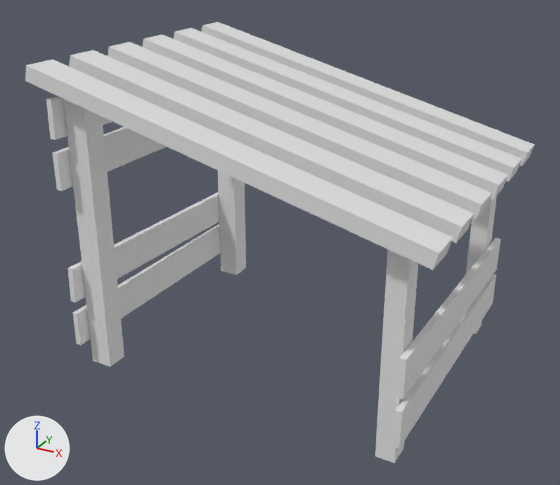
Before and after pictures for a commit that changed the Blender file data/Assets/Meshes/Parts/Cover 1.blend.
Camera for both pictures: a camera (50 mm lens) standing at (5.39, -10.3, 6.96) and looking at (-0.1, -0.32, 1.97). Lighting does not change. The marker at lower left points along +X, +Y and +Z.
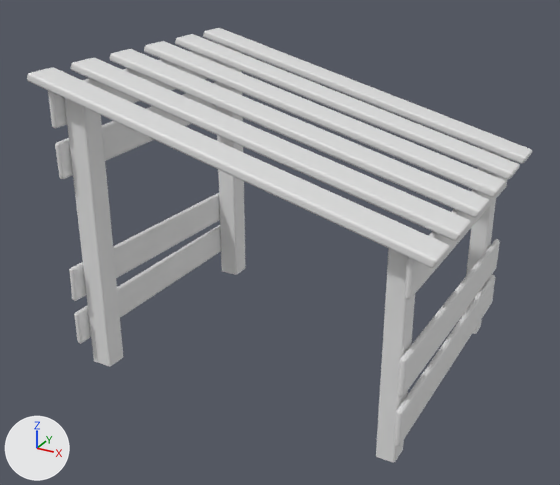
Commit message: Kobalt: Some minor tweaks to Cover model.

The change, as a list of edits to the scene's bpy script:
```text
Change me_cube_040:
    used by ob_cube_052; location = (2.76, -0.04, 1.02); rotation_euler = (0.0, 0.0, -1.574), in degrees (0, 0, -90); scale = (2.3, 0.0471, 0.608)
    remove me_cube_040.from_pydata(...)  # 16 vertices, 12 faces; spans x -1.0..1.0, y -1.0..1.0, z -1.0..1.23
    add me_cube_040.from_pydata(...)  # 16 vertices, 12 faces; spans x 2.7..2.81, y -2.35..2.26, z 0.41..1.77
    me_cube_040 part 1: 16 of 16 vertices moved; they spanned x -1.0..1.0, y -1.0..1.0, z -1.0..1.23 and now span x 2.7..2.81, y -2.35..2.26, z 0.41..1.77; mean shift (2.76, -0.04, 0.99); largest move (-1.0, -1.0, -1.0) -> (2.72, 2.25, 0.41)
Change me_cube_001:
    where me_cube_001.from_pydata(...)  # 8 vertices, 6 faces; spans x -2.4..19.2, y -14.8..1.1, z 10.2..16.4
    used by ob_cube_003; location = (-2.32, -1.98, 0.21); rotation_euler = (0.0, 0.0, -0.000923), in degrees (0, 0, -0.1); scale = (0.284, 0.0323, 0.284)
    me_cube_001 part 2: the whole mesh is scaled about its middle by (0.284, 0.0323, 0.281), then moved by (-8.3, 4.6, -9.4)
Add me_cube_002:
    me_cube_002.from_pydata(...)  # 16 vertices, 12 faces; spans x -2.73..-2.62, y -2.39..2.31, z 3.06..4.41
    me_cube_002.polygons.foreach_set('use_smooth', [True] * 12)
    me_cube_002.materials.append(mat_material)  # its picture is missing
Add me_cube_003:
    me_cube_003.from_pydata(...)  # 16 vertices, 12 faces; spans x -2.73..-2.62, y -2.38..2.29, z 0.41..1.77
    me_cube_003.polygons.foreach_set('use_smooth', [True] * 12)
    me_cube_003.materials.append(mat_material)  # its picture is missing
Add me_cube_004:
    me_cube_004.from_pydata([(2.72, 2.25, 1.09), (2.72, 2.26, 1.66), (2.81, 2.25, 1.09), (2.81, 2.26, 1.66), (2.7, -2.35, 1.2), (2.7, -2.33, 1.77), (2.8, -2.35, 1.2), (2.8, -2.33, 1.77)], [], [(0, 1, 3, 2), (2, 3, 7, 6), (6, 7, 5, 4), (4, 5, 1, 0), (2, 6, 4, 0), (7, 3, 1, 5)])
    me_cube_004.polygons.foreach_set('use_smooth', [True] * 6)
    me_cube_004.materials.append(mat_material)  # its picture is missing
Change ob_cube_049:
    add _m = ob_cube_049.modifiers.new('Bevel', 'BEVEL')
    add _m.width = 0.11
    add _m.width_pct = 0.11
    add _m.segments = 3
    add _m.limit_method = 'NONE'
Change ob_cube_052:
    ob_cube_052.rotation_euler: (0.0, 0.0, -1.574) -> (0.0, 0.0, 0.0)  # degrees (0, 0, -90) -> degrees (0, 0, 0)
    ob_cube_052.scale: (2.3, 0.0471, 0.608) -> (1.0, 1.0, 1.0)
    ob_cube_052.location: (2.76, -0.04, 1.02) -> (0.0, 0.0, 0.0)
    add _m = ob_cube_052.modifiers.new('Bevel', 'BEVEL')
    add _m.segments = 3
    add _m = ob_cube_052.modifiers.new('WeightedNormal', 'WEIGHTED_NORMAL')
Change ob_cube_001:
    ob_cube_001.rotation_euler: (0.0, 0.0, -1.574) -> (0.0, 0.0, 0.0)  # degrees (0, 0, -90) -> degrees (0, 0, 0)
    ob_cube_001.scale: (2.33, 0.0471, 0.608) -> (1.0, 1.0, 1.0)
    ob_cube_001: bpy.data.objects.new('Cube.001', me_cube_040) -> bpy.data.objects.new('Cube.001', me_cube_003)
    ob_cube_001.location: (-2.67, -0.04, 1.02) -> (0.0, 0.0, 0.0)
    add _m = ob_cube_001.modifiers.new('Bevel', 'BEVEL')
    add _m.segments = 3
    add _m = ob_cube_001.modifiers.new('WeightedNormal', 'WEIGHTED_NORMAL')
Change ob_cube_002:
    ob_cube_002.scale: (2.34, 0.0471, 0.608) -> (1.0, 1.0, 1.0)
    ob_cube_002: bpy.data.objects.new('Cube.002', me_cube_040) -> bpy.data.objects.new('Cube.002', me_cube_002)
    ob_cube_002.location: (-2.67, -0.04, 3.66) -> (0.0, 0.12, 0.2)
    ob_cube_002.rotation_euler: (0.0, 0.0, -1.574) -> (0.023, 0.0, 0.0)  # degrees (0, 0, -90) -> degrees (1.3, 0, 0)
    add _m = ob_cube_002.modifiers.new('Bevel', 'BEVEL')
    add _m.segments = 3
    add _m = ob_cube_002.modifiers.new('WeightedNormal', 'WEIGHTED_NORMAL')
Change ob_cube_003:
    ob_cube_003.rotation_euler: (0.0, 0.0, -0.000923) -> (0.0, 0.0, 0.0)  # degrees (0, 0, -0.1) -> degrees (0, 0, 0)
    ob_cube_003.scale: (0.284, 0.0323, 0.284) -> (1.0, 1.0, 1.0)
    ob_cube_003.location: (-2.32, -1.98, 0.21) -> (0.0, 0.0, 0.0)
    add _m = ob_cube_003.modifiers.new('Bevel', 'BEVEL')
    add _m.width = 0.04
    add _m.width_pct = 0.04
    add _m.segments = 4
    add _m = ob_cube_003.modifiers.new('WeightedNormal', 'WEIGHTED_NORMAL')
Add ob_cube_004:
    ob_cube_004 = bpy.data.objects.new('Cube.004', me_cube_004)  # modifiers BEVEL, WEIGHTED_NORMAL
    ob_cube_004.location = (0.0, 0.03, 1.45)
    ob_cube_004.rotation_euler = (0.0252, 0.0, 0.0)  # degrees (1.4, 0, 0)
```

What differs and where, as boxes [x1, y1, x2, y2] in the pictures (560 x 485 px; the box of a moved part takes in the faces that stretch with it):
'Cube.003', moved, modifiers changed, turned, rescaled: before [25, 22, 534, 270]; after [27, 28, 532, 268]
'Cube.049', modifiers changed: before [63, 99, 497, 463]; after [64, 44, 501, 463]
'Cube.001', reshaped, moved, modifiers changed, turned, rescaled: before [68, 192, 220, 345]; after [69, 193, 221, 344]
'Cube.052', reshaped, moved, modifiers changed, turned, rescaled: before [393, 238, 501, 449]; after [394, 239, 500, 446]
'Cube.002', reshaped, moved, turned, modifiers changed, rescaled: before [46, 96, 166, 191]; after [48, 51, 216, 179]
'Cube.004', added: after [404, 157, 510, 299]
part 1 of me_cube_040, moved or reshaped: before [46, 96, 501, 449]; after [394, 239, 500, 446]
